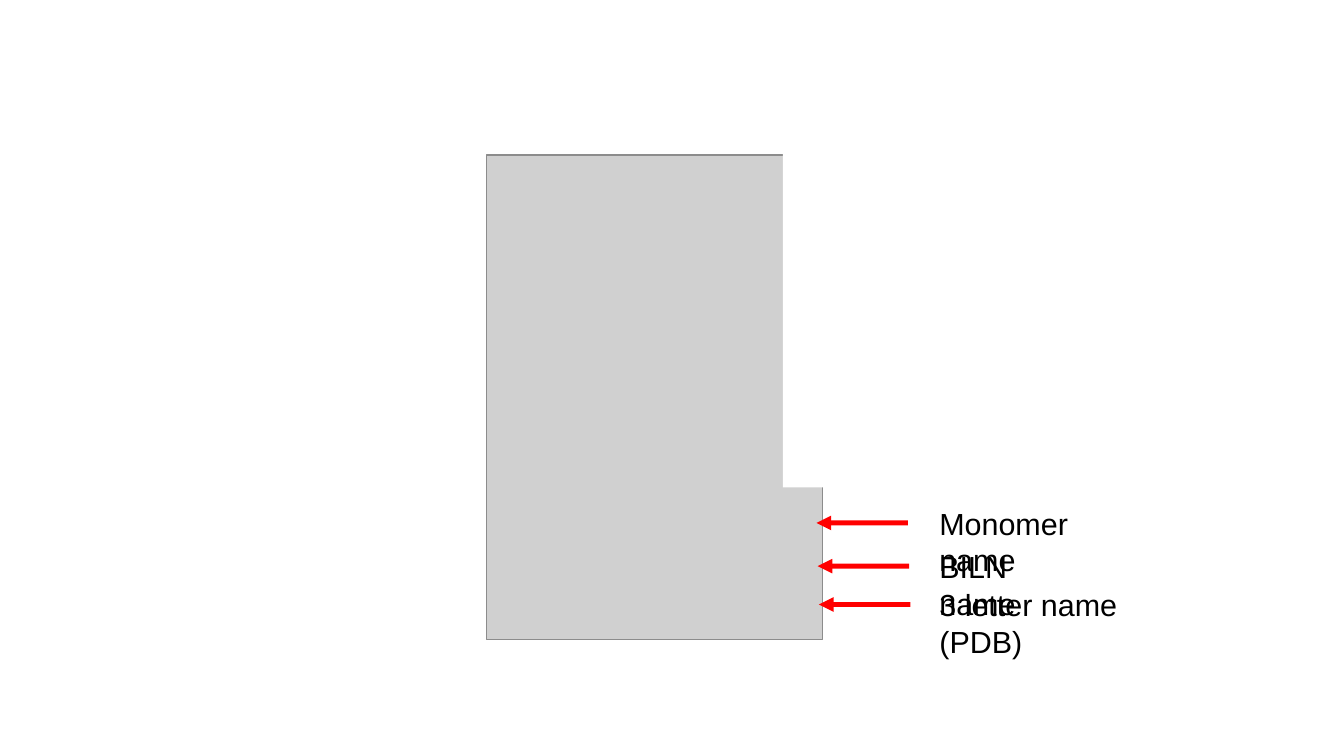
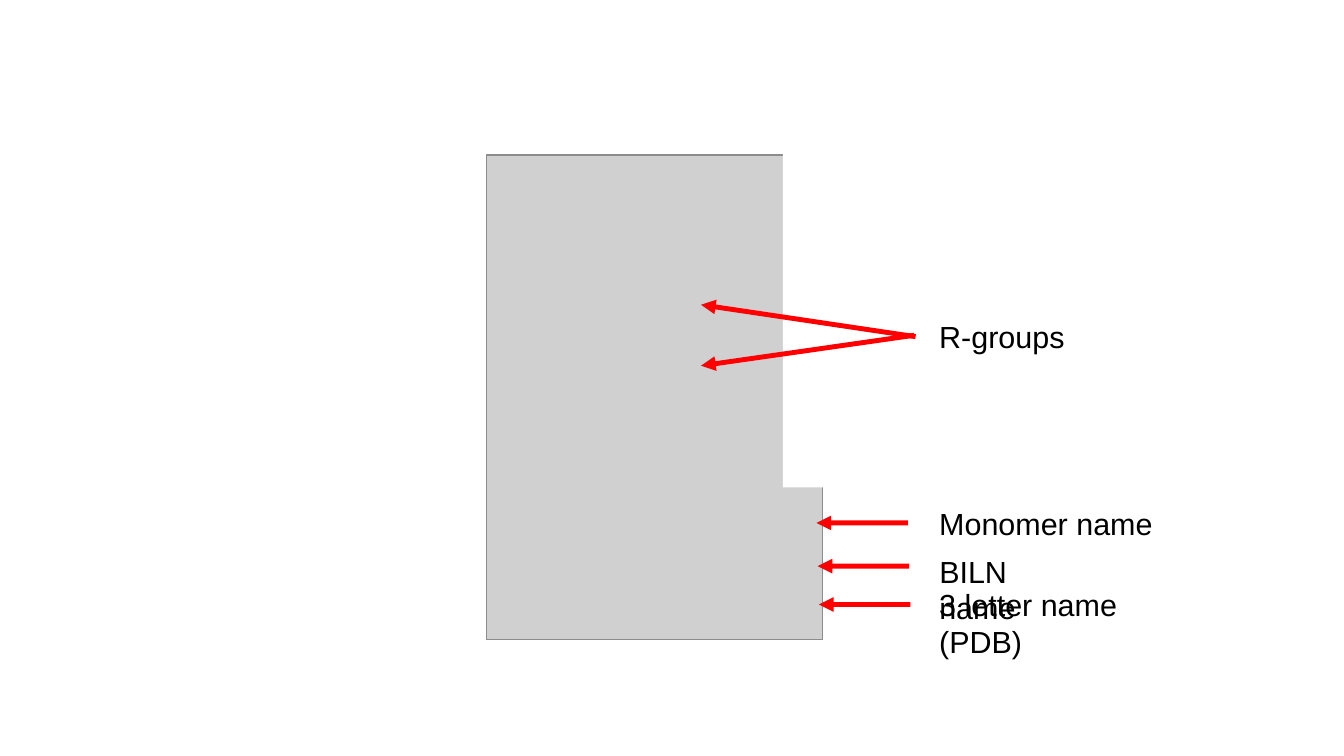
Before and after one commit to nchenche/pp-editor, a slide deck: slide 1 of doc/images/Monomer.pptx. Drawn at 1344x756 pixels with LibreOffice and Linux fonts; fonts in the diff are those of the drawing; grey boxes stand for pictures. Boxes give left, top, right and bottom in pixels: in the first picture for what was removed or moved away, otherwise in the second. Text is boxed around its words. In the diff, an @@ line names an element or a change of style, - is before the commit and + after.

```diff
--- a/doc/images/Monomer.pptx
+++ b/doc/images/Monomer.pptx
@@ arrow added from (916, 337) to (701, 305), #FF0000 2.89 pt @@
@@ text added at (939, 327, 1064, 354), 18 pt, text #000000 @@
+R-groups
@@ arrow added from (915, 335) to (701, 366), #FF0000 2.89 pt @@
@@ text "Monomer name" rewrapped from (939, 514, 1068, 577) to (939, 514, 1152, 536) @@
@@ text "BILN name" rewrapped from (939, 554, 1015, 617) to (939, 562, 1117, 617) @@
```
Also in this commit, not shown: 1 other slide changed, 3 other files.
